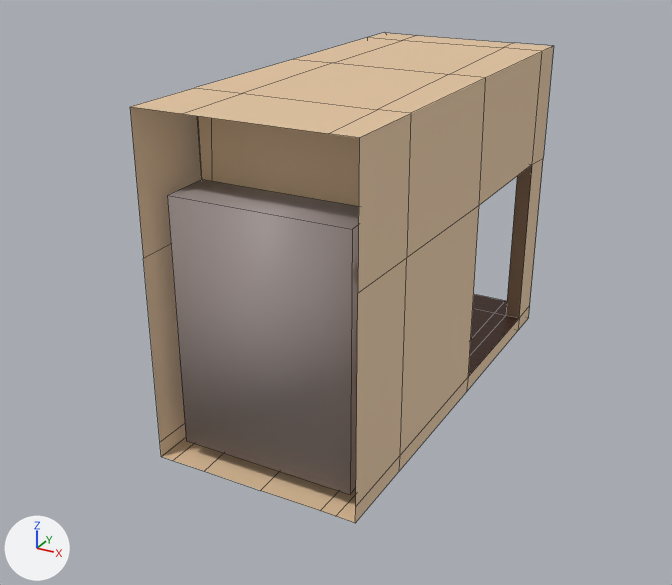
Before and after pictures for a commit that changed the FBX model Assets/Art - 3D/Models/Rooms/Elevator/ElevatorFBX.fbx.
Camera for both pictures: a 50 mm camera at (4.83, -12.51, 5.78) aimed at (-0.28, -3.24, 1.14). The lights are fixed; the arrows at lower left show +X, +Y and +Z. Mesh edges are drawn as thin lines. Where no turn or scale is listed for an object, it has been applied to the vertices.

Objects in the first picture: 'Room_Other_Elevator_Sz1'.
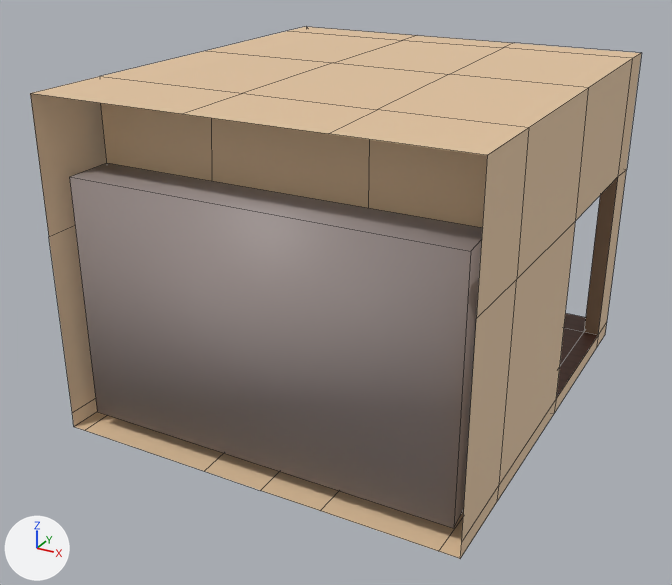
Location of each change, [x1, y1, x2, y2] in pixels of the pictures (672 x 585 px; the box of a moved part takes in the faces that stretch with it):
'Room_Other_Elevator_Sz1', reshaped (44% wider, 9% taller): before [130, 33, 554, 523]; after [30, 26, 642, 559]
part 1 of me_mesh, moved or reshaped: before [130, 33, 417, 471]; after [30, 26, 417, 471]
part 2 of me_mesh, moved or reshaped: before [167, 45, 554, 523]; after [70, 45, 642, 559]

Edits to the bpy script that builds the scene:
```text
Change me_mesh:
    where me_mesh.from_pydata(...)  # 129 vertices, 120 faces; spans x -1.25..1.25, y -5.6..0.0, z -0.2..3.8
    used by ob_room_other_elevator_sz1; location = (0.0, 0.0, 0.0)
    me_mesh part 1: all 41 vertices in x -1.25..-1.01, y -5.6..0.0, z -0.2..3.8 are moved by (-1.32, 0.0, 0.0)
    me_mesh part 2: all 41 vertices in x 1.02..1.25, y -5.6..0.0, z -0.2..3.8 are moved by (1.15, 0.0, 0.0)
```
